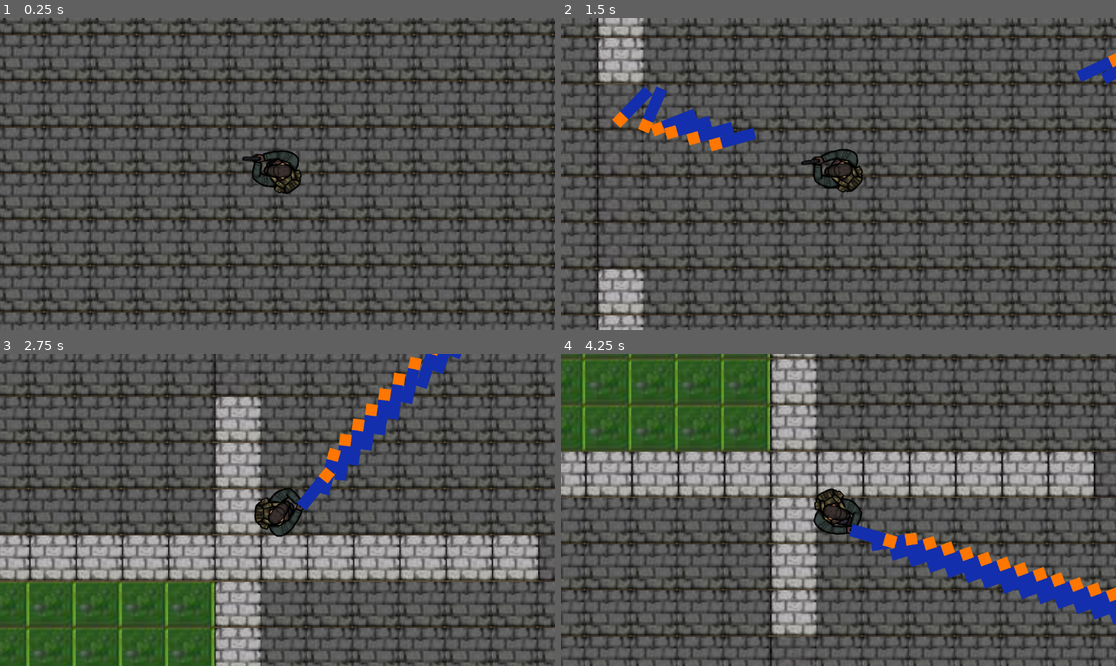
Above: before the commit, frames 1-4 (two rows, left to right).
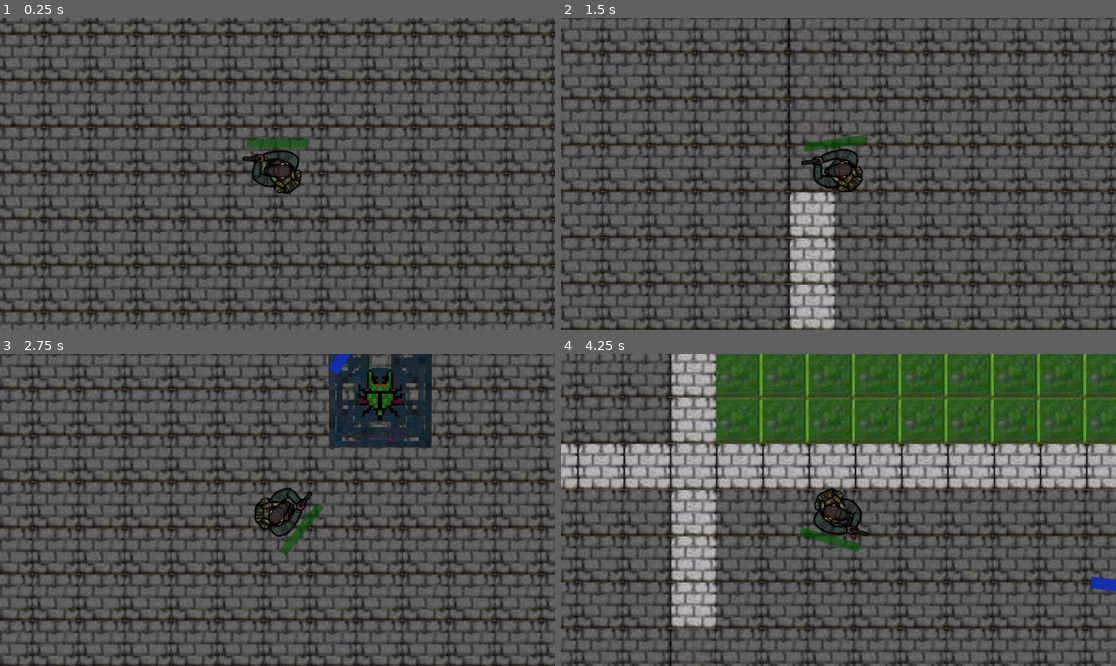
Above: after the commit, the same moments.

Repository: KingKaliente/Senior1P
Game: Godot game, scene res://mainscene.tscn
Two runs of this game, one before a commit and one after it. Both use one fixed random seed, a clock stepped at 60 frames per second and the inputs below.
Inputs (mouse positions are in pixels of both pictures, inside the frame that each line leads up to):
- Up to frame 1 (0.25 s): no input
- Up to frame 2 (1.5 s): move the mouse to (960, 158) at 0.52 s; press the mouse at (960, 158) at 0.53 s; hold Right (ui_right) 0.53-1.28 s; move the mouse to (727, 189) at 1.27 s; release the mouse at (727, 189) at 1.28 s; hold Down (ui_down) from 1.28 s (still down); click (727, 189) at 1.35 s
- Up to frame 3 (2.75 s): move the mouse to (333, 441) at 2.02 s; release Down (ui_down) at 2.03 s; press the mouse at (333, 441) at 2.03 s; hold Right (ui_right) from 2.03 s (still down)
- Up to frame 4 (4.25 s): move the mouse to (810, 572) at 2.77 s; release Right (ui_right) at 2.78 s; release the mouse at (810, 572) at 2.78 s; hold Up (ui_up) 2.78-3.53 s; click (810, 572) at 2.85 s; move the mouse to (1005, 556) at 3.52 s; press the mouse at (1005, 556) at 3.53 s; hold Left (ui_left) from 3.53 s (still down)

The runs differ from the first frame. In frame 1, 0.3% of the frame differs, in the area x 44-56%, y 38-42%; in frame 2, 50%; in frame 3, 65%; in frame 4, 66%, in the area x 0-100%, y 0-100%.

Commit message:
Update Player.gd

Diff:
--- a/Game1 - Copy/Player.gd
+++ b/Game1 - Copy/Player.gd
@@ -1,36 +1,35 @@
 extends CharacterBody2D
-
 
 var nerf_b = preload("res://nerf_b.tscn")
 
-var health = 100
+var health = 10
 const SPEED = 300.0
 const Bspeed = 800
 const JUMP_VELOCITY = -400.0
-const fireR = 0
+const fireR = 0.5
 var canF = true
-
 
 # Get the gravity from the project settings to be synced with RigidBody nodes.
 #var gravity = ProjectSettings.get_setting("physics/2d/default_gravity")
 
 func _process(delta):
-		look_at(get_global_mouse_position())
+	Global.pos = self.position
 
-		if Input.is_action_pressed("ui_shoot") and canF:
-			var instance = nerf_b
-			var spawn = instance.instantiate()
-			spawn.position = $Marker2D.get_global_position()
-			spawn.rotation_degrees = rotation_degrees
-			spawn.apply_impulse(Vector2(Bspeed, 0).rotated(rotation), Vector2(Bspeed, 0).rotated(rotation))
-			get_tree().get_root().add_child(spawn)
-			canF = false
-			await get_tree().create_timer(fireR).timeout
-			canF = true
+	look_at(get_global_mouse_position())
+
+	if Input.is_action_pressed("ui_shoot") and canF:
+		var instance = nerf_b
+		var spawn = instance.instantiate()
+		spawn.position = $Marker2D.get_global_position()
+		spawn.rotation_degrees = rotation_degrees
+		spawn.apply_impulse(Vector2(Bspeed, 0).rotated(rotation), Vector2(Bspeed, 0).rotated(rotation))
+		get_tree().get_root().add_child(spawn)
+		canF = false
+		await get_tree().create_timer(fireR).timeout
+		canF = true
 
 
 func _physics_process(delta):
-	update_health()
 	Global.charpos = self.position
 	if Input.is_action_pressed("ui_up"):
 		velocity.y = JUMP_VELOCITY
@@ -56,25 +55,9 @@
 		if velocity.x < 0:
 			velocity.x += 100
 
+
 	move_and_slide()
 
-func _unhandled_input(event):
-	pass
-
-
-func update_health():
-	var healthbar = $healthbar
-	healthbar.value = health
-
-	if healthbar.value >= 100:
-		healthbar.visible = false
-	else:
-		healthbar.visible = true
-
-func _on_regen_timer_timeout():
-	if health < 100:
-		health = health + 10
-		if health > 100 :
-			health = 100
-	if health <= 0:
-		health = 0
+func attack():
+	health -= 2
+	print(health)
